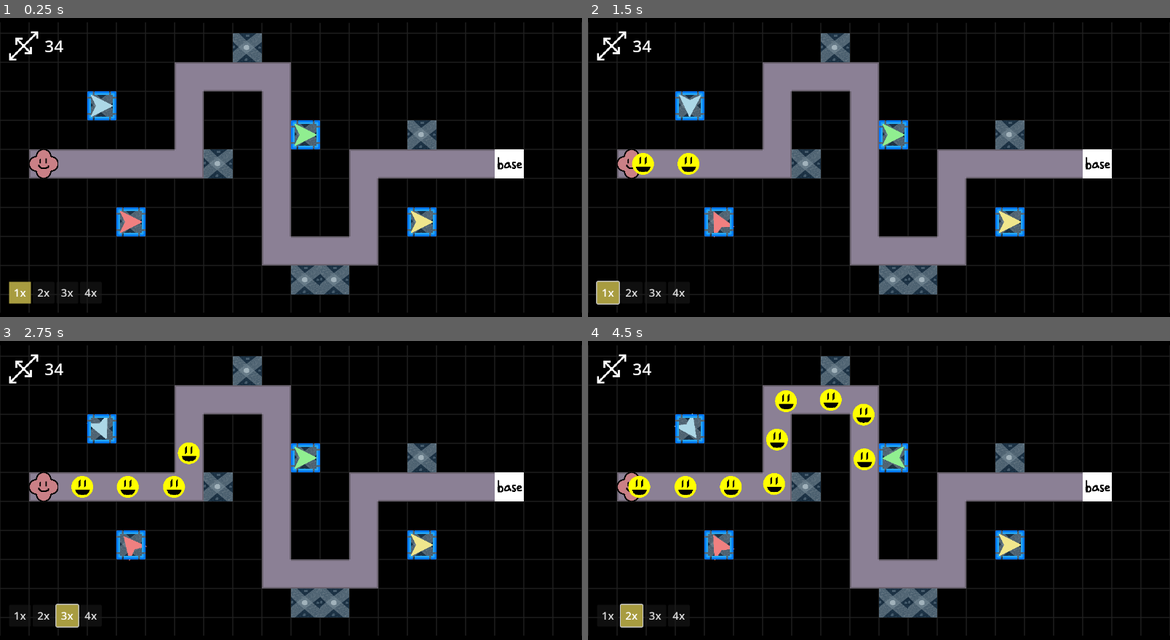
Above: before the commit, frames 1-4 (two rows, left to right).
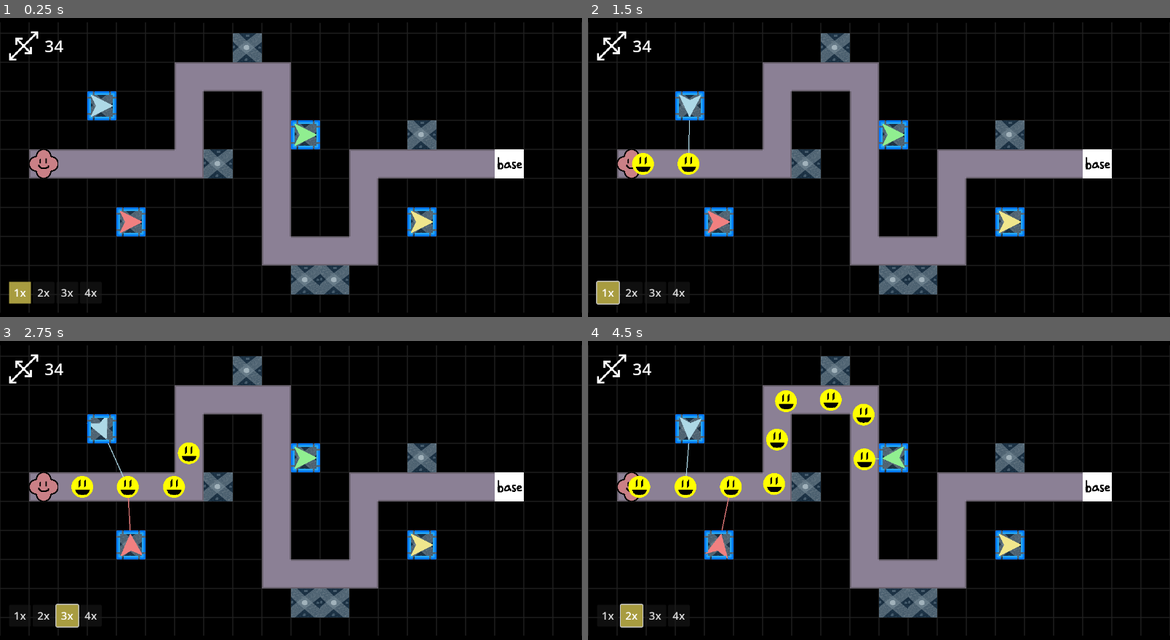
Above: after the commit, the same moments.

Repository: ladybunne/gmtk-game-jam-2024
Game: Godot game, scene res://MainScene.tscn
The game is run twice, just before and just after one commit, with the same random seed, the same clock (stepped at 60 frames per second) and the same inputs.
Inputs:
- Up to frame 1 (0.25 s): no input
- Up to frame 2 (1.5 s): click "2x" at 0.5 s; click "1x" at 1.25 s
- Up to frame 3 (2.75 s): click "3x" at 2 s
- Up to frame 4 (4.5 s): click "4x" at 2.75 s; click "1x" at 3.5 s; click "2x" at 4.25 s

The runs differ from the first frame. In frame 2, 0.1% of the frame differs, in the area x 17-26%, y 34-74%; in frame 3, 0.2%; in frame 4, 0.3%, in the area x 14-50%, y 24-74%.
Error before the commit: Invalid assignment of property or key 'color' with value of type 'Color' on a base object of type 'null instance'. (res://GameThings/Tower.gd:75)

Commit message:
tower range stat fix

Diff:
--- a/GameThings/Tower.gd
+++ b/GameThings/Tower.gd
@@ -5,7 +5,6 @@
 @onready var polygon: Polygon2D = %Polygon2D
 @onready var shot_timer: Timer = %ShotTimer
 @onready var firing_point: Node2D = %FiringPoint
-@onready var collider: CollisionShape2D = %CollisionShape2D
 @export_group("")
 
 @export var tower_data: TowerData
@@ -120,7 +119,7 @@
 
 
 func change_target_collider_radius(value: float):
-	collider.shape.radius = value
+	handle.towerRange = value
 
 #timer calls this on timeout or _process calls this if a shot is buffered
 func shoot(override_standard:bool = false):
--- a/GameThings/Tower.tscn
+++ b/GameThings/Tower.tscn
@@ -1,7 +1,8 @@
-[gd_scene load_steps=10 format=3 uid="uid://dx6o8vnri4fmf"]
+[gd_scene load_steps=11 format=3 uid="uid://dx6o8vnri4fmf"]
 
 [ext_resource type="Script" path="res://GameThings/Tower.gd" id="1_k4d5n"]
 [ext_resource type="Script" path="res://GameThings/Handle.gd" id="2_8oltv"]
+[ext_resource type="Resource" uid="uid://iydmf0cu1hhj" path="res://GameThings/TowerResources/StandardTower.tres" id="2_8p3ue"]
 [ext_resource type="Texture2D" uid="uid://b6il0gqcgnvj7" path="res://Assets/Sprites/handle.png" id="2_l3qcl"]
 [ext_resource type="Script" path="res://GameThings/DetectEnemy.gd" id="2_t1qxj"]
 [ext_resource type="Texture2D" uid="uid://c7wsooxicpfxa" path="res://Assets/Sprites/handle2.png" id="4_105yb"]
@@ -26,11 +27,9 @@
 radius = 32.0
 height = 128.0
 
-[node name="Tower" type="Node2D" node_paths=PackedStringArray("polygon", "shot_timer", "firing_point", "rangeHitboxes") groups=["Tower"]]
+[node name="Tower" type="Node2D" node_paths=PackedStringArray("rangeHitboxes") groups=["Tower"]]
 script = ExtResource("1_k4d5n")
-polygon = NodePath("Polygon2D")
-shot_timer = NodePath("ShotTimer")
-firing_point = NodePath("Polygon2D/FiringPoint")
+tower_data = ExtResource("2_8p3ue")
 rangeHitboxes = [NodePath("Area2D"), NodePath("Area2D2"), NodePath("Area2D3"), NodePath("Area2D4")]
 
 [node name="Area2D" type="Area2D" parent="."]
@@ -64,14 +63,17 @@
 shape = SubResource("CapsuleShape2D_5lrnu")
 
 [node name="Polygon2D" type="Polygon2D" parent="."]
+unique_name_in_owner = true
 scale = Vector2(0.8, 0.8)
 color = Color(0.678, 0.847, 0.902, 1)
 polygon = PackedVector2Array(32, 0, -32, 32, -16, 0, -32, -32)
 
 [node name="FiringPoint" type="Node2D" parent="Polygon2D"]
+unique_name_in_owner = true
 position = Vector2(32, 0)
 
 [node name="ShotTimer" type="Timer" parent="."]
+unique_name_in_owner = true
 
 [node name="Handle" type="Panel" parent="." node_paths=PackedStringArray("tower", "HandleSprite", "range")]
 modulate = Color(1, 1, 1, 0)
--- a/Scenes/TestLevel.tscn
+++ b/Scenes/TestLevel.tscn
@@ -6,12 +6,45 @@
 [ext_resource type="PackedScene" uid="uid://dx6o8vnri4fmf" path="res://GameThings/Tower.tscn" id="4_cgdvt"]
 [ext_resource type="Script" path="res://GameThings/TowerResources/TowerData.gd" id="5_y5u2a"]
 
-[sub_resource type="Resource" id="Resource_l2m3w"]
+[sub_resource type="Resource" id="Resource_hhpmj"]
 resource_local_to_scene = true
 script = ExtResource("5_y5u2a")
 damage = 5.0
 cooldown = 3.0
-target_range = 200.0
+target_range = 75.0
+splash_range = 5.0
+ammo_capacity = 10.0
+rate_of_fire = 0.1
+type = 0
+
+[sub_resource type="Resource" id="Resource_dru6i"]
+resource_local_to_scene = true
+script = ExtResource("5_y5u2a")
+damage = 5.0
+cooldown = 3.0
+target_range = 75.0
+splash_range = 5.0
+ammo_capacity = 10.0
+rate_of_fire = 0.1
+type = 0
+
+[sub_resource type="Resource" id="Resource_bn7qd"]
+resource_local_to_scene = true
+script = ExtResource("5_y5u2a")
+damage = 5.0
+cooldown = 3.0
+target_range = 75.0
+splash_range = 5.0
+ammo_capacity = 10.0
+rate_of_fire = 0.1
+type = 0
+
+[sub_resource type="Resource" id="Resource_wnbo2"]
+resource_local_to_scene = true
+script = ExtResource("5_y5u2a")
+damage = 5.0
+cooldown = 3.0
+target_range = 75.0
 splash_range = 5.0
 ammo_capacity = 10.0
 rate_of_fire = 0.1
@@ -30,16 +63,19 @@
 
 [node name="FirstTower" parent="." instance=ExtResource("4_cgdvt")]
 position = Vector2(224, 224)
-tower_data = SubResource("Resource_l2m3w")
+tower_data = SubResource("Resource_hhpmj")
 
 [node name="LastTower" parent="." instance=ExtResource("4_cgdvt")]
 position = Vector2(288, 480)
+tower_data = SubResource("Resource_dru6i")
 targeting_mode = 1
 
 [node name="CloseTower" parent="." instance=ExtResource("4_cgdvt")]
 position = Vector2(672, 288)
+tower_data = SubResource("Resource_bn7qd")
 targeting_mode = 2
 
 [node name="StrongTower" parent="." instance=ExtResource("4_cgdvt")]
 position = Vector2(928, 480)
+tower_data = SubResource("Resource_wnbo2")
 targeting_mode = 3
Not shown: 1 places in Scenes/TestLevel.tscn that only renumber resources
